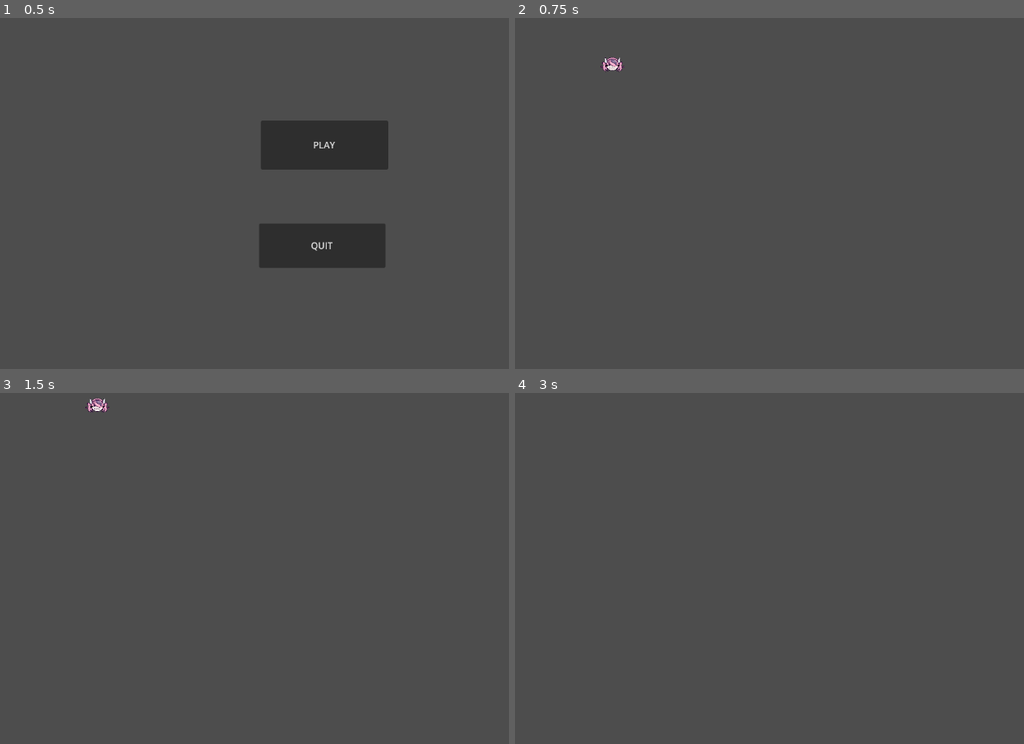
Above: before the commit, frames 1-4 (two rows, left to right).
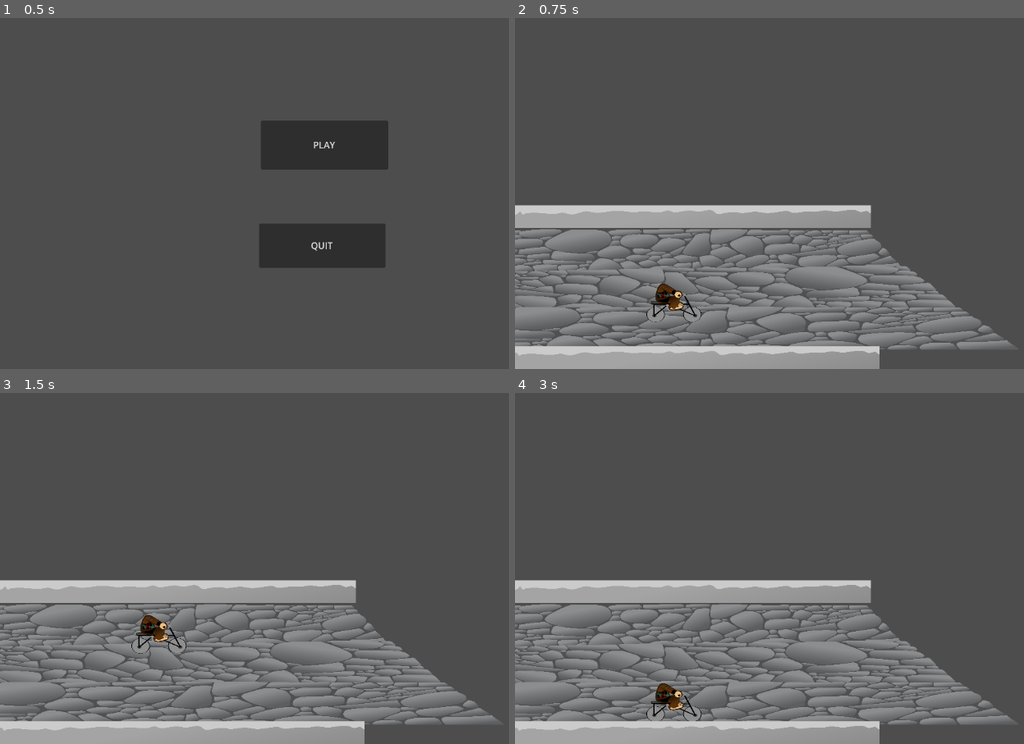
Above: after the commit, the same moments.

Repository: Robrverde/Cycling-Across-Japan-Until-I-Collect-1-million-Dollars-For-Charity
Game: Godot game, scene res://main.tscn
Same seed, same stepped clock (60 frames per second), same inputs: the game is played once before the commit and once after it.
Inputs:
- Up to frame 1 (0.5 s): no input
- Up to frame 2 (0.75 s): click "PLAY" at 0.5 s
- Up to frame 3 (1.5 s): tap Enter at 1.25 s; hold Up (ui_up) from 1.28 s (still down)
- Up to frame 4 (3 s): tap Space (ui_select) at 1.52, 2, 2.27 s; tap Enter at 2.75 s; release Up (ui_up) at 2.78 s; hold Down (ui_down) from 2.78 s (still down)

Frame 1 is identical in both runs. In frame 2, 31% of the frame differs, in the area x 0-98%, y 11-100%; in frame 3, 31%; in frame 4, 31%.

Commit message:
Updated Player sprite
Created sprite for floor and added the player sprite of the monkey riding the bike.

Diff:
--- a/Player/player.tscn
+++ b/Player/player.tscn
@@ -1,15 +1,17 @@
 [gd_scene load_steps=5 format=3 uid="uid://dps4jnvbe7vkp"]
 
 [ext_resource type="Script" path="res://Player/player.gd" id="1_rvnre"]
-[ext_resource type="Texture2D" uid="uid://ch7t7y2pgg2ee" path="res://Sprites/Power Ups/iron_mouse_icon.png" id="2_rstbo"]
+[ext_resource type="Texture2D" uid="uid://dvb14sj5qpy02" path="res://Sprites/Player/player_body.png" id="2_pvjwm"]
 
 [sub_resource type="CapsuleShape2D" id="CapsuleShape2D_7ebrd"]
+radius = 18.875
+height = 38.25
 
 [sub_resource type="SpriteFrames" id="SpriteFrames_sy648"]
 animations = [{
 "frames": [{
 "duration": 1.0,
-"texture": ExtResource("2_rstbo")
+"texture": ExtResource("2_pvjwm")
 }],
 "loop": true,
 "name": &"Idle",
@@ -20,11 +22,11 @@
 script = ExtResource("1_rvnre")
 
 [node name="CollisionShape2D" type="CollisionShape2D" parent="."]
-position = Vector2(171, 110)
+position = Vector2(0.453117, 0.541985)
 shape = SubResource("CapsuleShape2D_7ebrd")
 
 [node name="AnimatedSprite2D" type="AnimatedSprite2D" parent="."]
-position = Vector2(171, 110)
-scale = Vector2(0.045166, 0.0446777)
+position = Vector2(0.453117, 0.541984)
+scale = Vector2(0.0835205, 0.0737277)
 sprite_frames = SubResource("SpriteFrames_sy648")
 animation = &"Idle"
--- a/game_scene.tscn
+++ b/game_scene.tscn
@@ -1,7 +1,60 @@
-[gd_scene load_steps=2 format=3 uid="uid://cwfkvtjqkt2ua"]
+[gd_scene load_steps=6 format=3 uid="uid://cwfkvtjqkt2ua"]
 
 [ext_resource type="PackedScene" uid="uid://dps4jnvbe7vkp" path="res://Player/player.tscn" id="1_armfp"]
+[ext_resource type="Texture2D" uid="uid://duxpxqt0n4lw4" path="res://Sprites/Background/FeudalUrbanJapan11.png" id="2_q6h51"]
+[ext_resource type="Texture2D" uid="uid://c5hd1la7fcvtt" path="res://Sprites/Background/FeudalUrbanJapan33.png" id="3_4py86"]
+
+[sub_resource type="RectangleShape2D" id="RectangleShape2D_ttmfe"]
+size = Vector2(312, 20)
+
+[sub_resource type="RectangleShape2D" id="RectangleShape2D_1mdgk"]
+size = Vector2(313, 20)
 
 [node name="gameScene" type="Node2D"]
 
+[node name="StaticBody2D" type="StaticBody2D" parent="."]
+position = Vector2(496, 382)
+
+[node name="CollisionShape2D" type="CollisionShape2D" parent="StaticBody2D"]
+z_index = 2
+position = Vector2(-128, -63)
+shape = SubResource("RectangleShape2D_ttmfe")
+
+[node name="Sprite2D" type="Sprite2D" parent="StaticBody2D/CollisionShape2D"]
+position = Vector2(7.62939e-06, -2.38419e-07)
+scale = Vector2(0.109539, 0.0699301)
+texture = ExtResource("2_q6h51")
+
+[node name="Floor 1" type="Sprite2D" parent="StaticBody2D"]
+position = Vector2(-130.625, -32.8125)
+scale = Vector2(0.0597085, 0.0214866)
+texture = ExtResource("3_4py86")
+
+[node name="Floor 2" type="Sprite2D" parent="StaticBody2D"]
+position = Vector2(-130.625, 1.1875)
+rotation = -0.0130174
+scale = Vector2(0.073186, 0.0214866)
+texture = ExtResource("3_4py86")
+flip_h = true
+
+[node name="Floor 3" type="Sprite2D" parent="StaticBody2D"]
+position = Vector2(-124.625, 35.1875)
+scale = Vector2(0.0888184, 0.0214866)
+texture = ExtResource("3_4py86")
+
+[node name="CollisionShape2D2" type="CollisionShape2D" parent="StaticBody2D"]
+z_index = 2
+position = Vector2(-122.5, 60)
+shape = SubResource("RectangleShape2D_1mdgk")
+
+[node name="Sprite2D" type="Sprite2D" parent="StaticBody2D/CollisionShape2D2"]
+position = Vector2(-3.49997, 1)
+scale = Vector2(0.113339, 0.0699301)
+texture = ExtResource("2_q6h51")
+
 [node name="CharacterBody2D" parent="." instance=ExtResource("1_armfp")]
+position = Vector2(348, 386)
+
+[node name="Camera2D" type="Camera2D" parent="."]
+position = Vector2(500, 291)
+zoom = Vector2(2, 2)
Binary file added: Sprites/Player/bicileta_sprite.png
Not shown, added: Sprites/Player/bicileta_sprite.png.import
Binary file added: Sprites/Player/monkey_body_sprite.png
Not shown, added: Sprites/Player/monkey_body_sprite.png.import
Binary file added: Sprites/Player/player_body.png
Not shown, added: Sprites/Player/player_body.png.import
